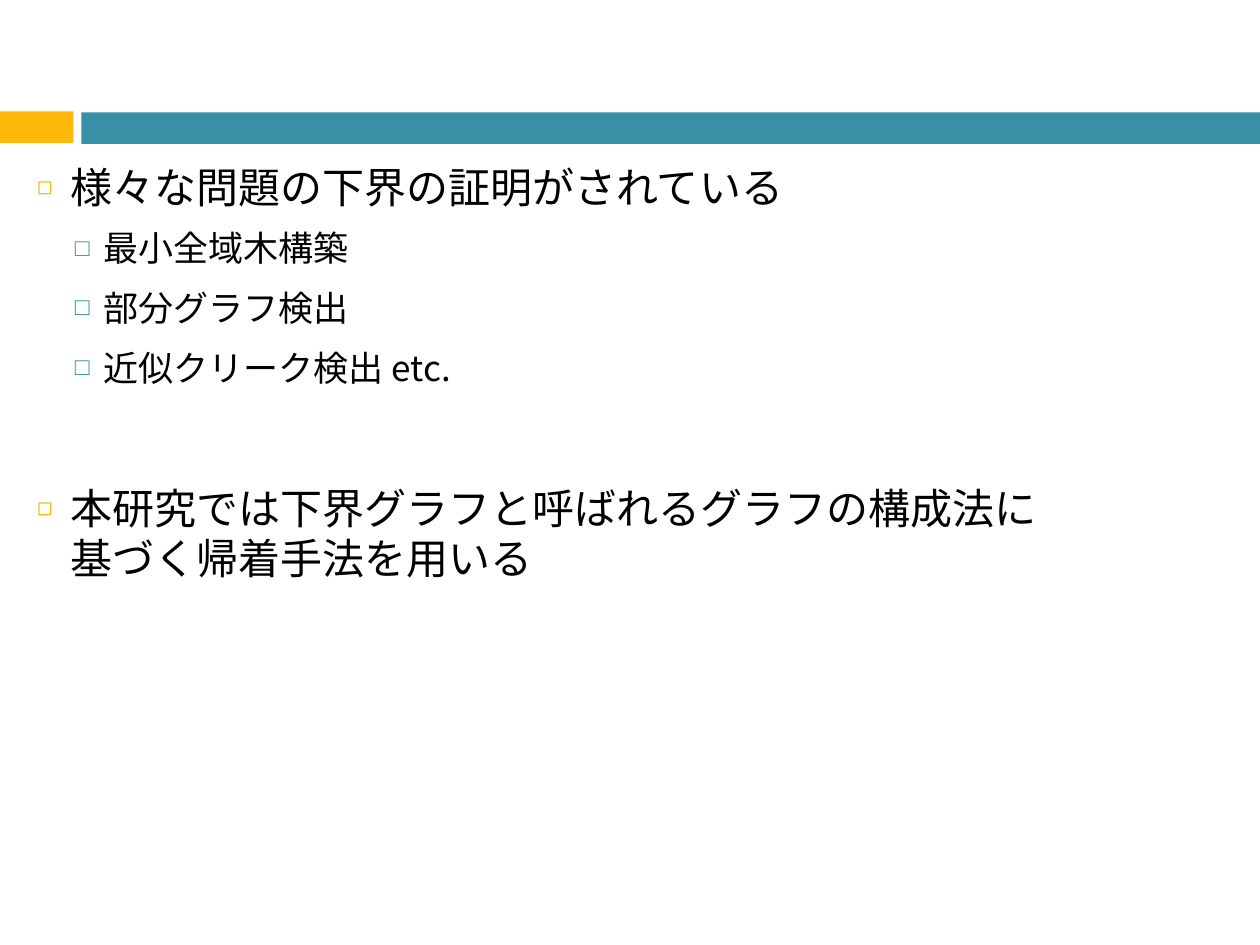
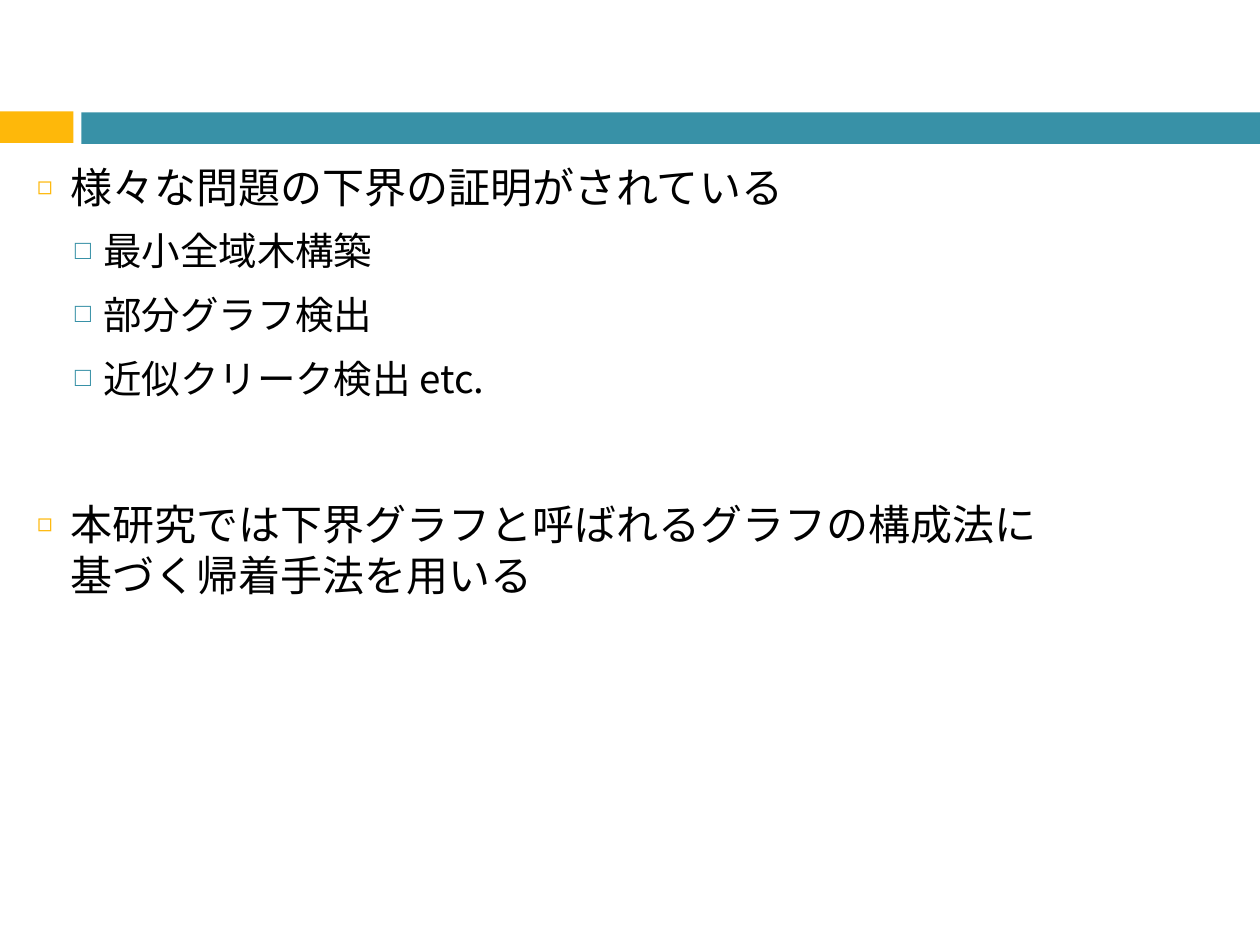
Before and after one commit to Izulabo-nitech/Distributed_Complexity_of_k-Maximal_Independent_Set_Verification, a slide deck: slide 15 of MT/修論審査会用発表資料.pptx. Drawn at 1260x945 pixels with LibreOffice and Linux fonts; fonts in the diff are those of the drawing; grey boxes stand for pictures. Boxes give left, top, right and bottom in pixels: in the first picture for what was removed or moved away, otherwise in the second. Text is boxed around its words. In the diff, an @@ line names an element or a change of style, - is before the commit and + after.

```diff
--- a/MT/修論審査会用発表資料.pptx
+++ b/MT/修論審査会用発表資料.pptx
@@ text at (x1=103, y1=232, x2=484, y2=396): size 20 to 22 pt in "最小全域木構築", "部分グラフ検出", "近似クリーク検出 etc." @@
```
Also in this commit, not shown: 8 other slides changed.
